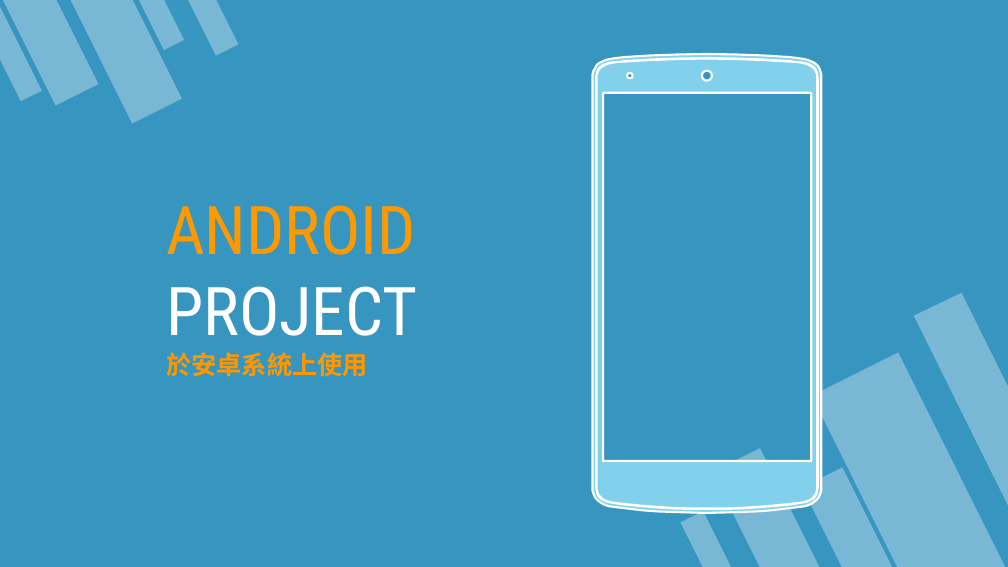
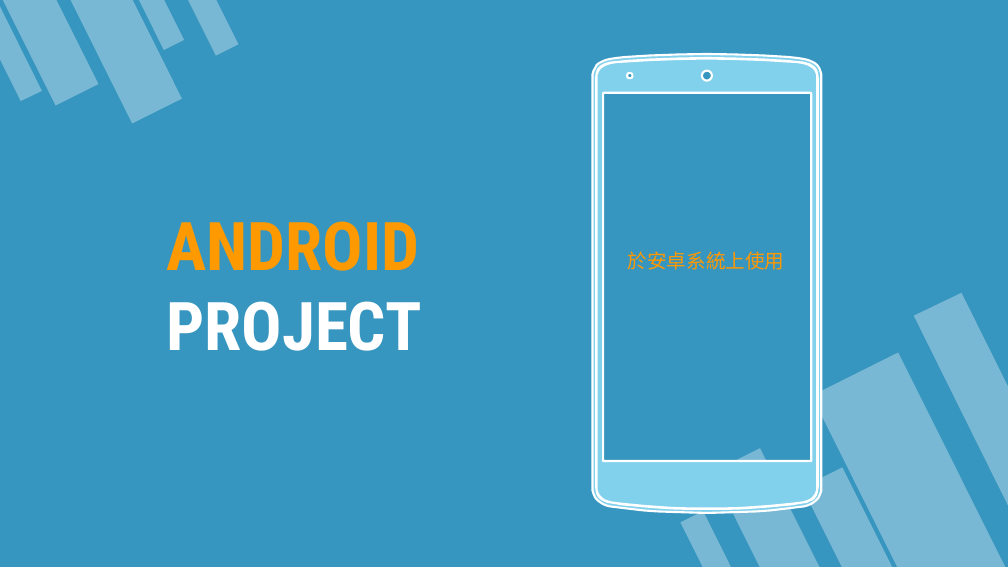
Before and after one commit to 3mtpeak/---1125, a slide deck: slide 12 of 黑克松簡報.pptx. Drawn at 1008x567 pixels with LibreOffice and Linux fonts; fonts in the diff are those of the drawing. Boxes give left, top, right and bottom in pixels: in the first picture for what was removed or moved away, otherwise in the second. Text is boxed around its words. In the diff, an @@ line names an element or a change of style, - is before the commit and + after.

```diff
--- a/黑克松簡報.pptx
+++ b/黑克松簡報.pptx
@@ text "ANDROID PROJECT" at (166,221,422,351): bold on @@
@@ text added at (627,251,784,270), 14 pt, text #FF9800 @@
+於安卓系統上使用
@@ text at (166,352,368,377): paragraph removed @@
-於安卓系統上使用
```
Also in this commit, not shown: 14 other slides changed.
